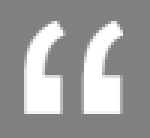
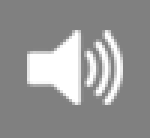
Two versions of the same layered image (150x138). Layer-by-layer changes:
showed "audio", painted on it over 24, 27, 123, 111
hid "quote", painted on it over 24, 21, 123, 114
